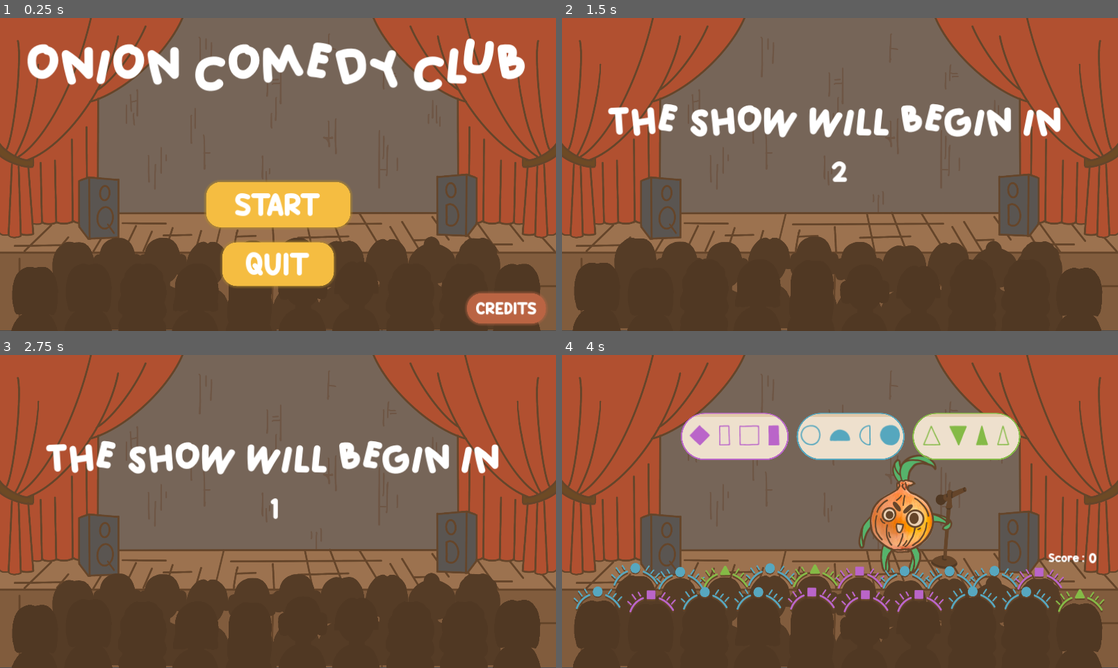
Above: before the commit, frames 1-4 (two rows, left to right).
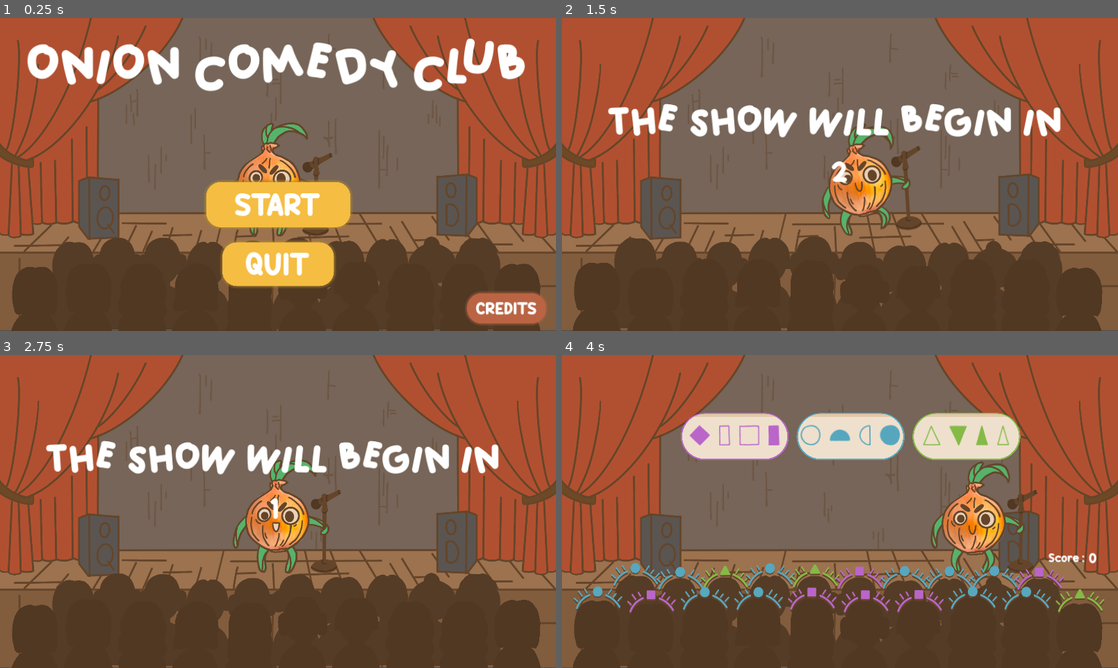
Above: after the commit, the same moments.

Repository: IridescenceFR/GlobalGameJam2024
Game: Godot game, scene res://Scenes/Main.tscn
The game is run twice, just before and just after one commit, with the same random seed, the same clock (stepped at 60 frames per second) and the same inputs.
Inputs:
- Up to frame 1 (0.25 s): no input
- Up to frame 2 (1.5 s): click "START" at 0.5 s; hold Right (move_right) from 1.28 s (still down); hold N (add_score) from 1.28 s (still down)
- Up to frame 3 (2.75 s): release Right (move_right) at 2.03 s; release N (add_score) at 2.03 s; hold Left (move_left) from 2.03 s (still down); tap N (add_score) at 2.1 s
- Up to frame 4 (4 s): release Left (move_left) at 2.78 s; hold N (add_score) 2.78-3.53 s; hold Right (move_right) from 2.78 s (still down); tap N (add_score) at 3.6 s

The runs differ from the first frame. In frame 1, 1.6% of the frame differs, in the area x 42-60%, y 33-70%; in frame 2, 2.7%; in frame 3, 2.8%; in frame 4, 5.6%, in the area x 53-86%, y 31-70%.

Commit message:
fix oignon en doucble

Diff:
--- a/scripts/Main.gd
+++ b/scripts/Main.gd
@@ -17,6 +17,7 @@
 
 func _ready():
 	create_spectators()
+	add_child(load("res://Scenes/onion.tscn").instantiate())
 
 func game_over():
 	$HUD.update_score(score)
@@ -28,7 +29,6 @@
 	$HUD.update_score(score)
 	give_spectators_color()
 	spawn_bubble()
-	add_child(load("res://Scenes/onion.tscn").instantiate())
 
 func spawn_bubble():
 	randomize()
